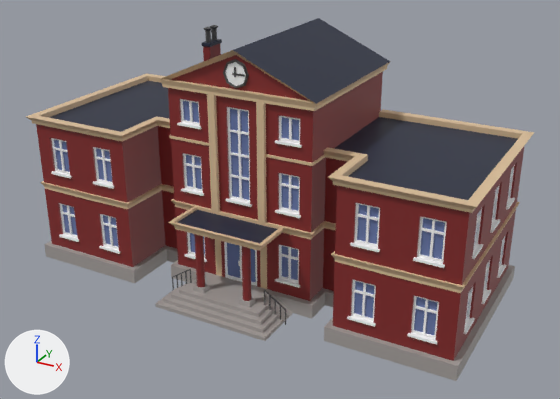
What one commit did to the FBX model Assets/polyperfect/Low Poly Ultimate Pack/M/- Meshes_M/Buildings_M/building-school.fbx.
The view is the same before and after, from a camera (50 mm lens) standing at (19.3, -34.3, 21.5) and looking at (1.0, -1.1, 4.9). Every picture has the same lights, and +X, +Y and +Z are marked at lower left. Where no turn or scale is listed for an object, it has been applied to the vertices.

Names of what the first picture shows: 'building-school'.
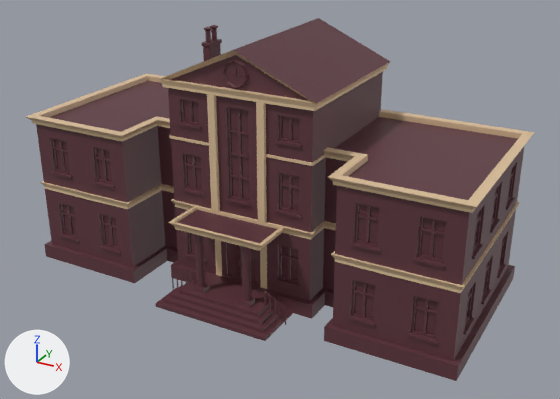
Location of each change, [x1, y1, x2, y2] in pixels of the pictures (560 x 399 px):
'building-school', surface changed, recoloured
    both: [35, 18, 524, 381]

The change, as a list of edits to the scene's bpy script:
```text
Add img_color_atlas_emission_png:
    img_color_atlas_emission_png = load_image('color-atlas-emission.png', '../../../- Textures/color-atlas-emission.png', 1024, 1024, 'sRGB')
Change mat_64_glass:
    where n0 = _N.new('ShaderNodeBsdfPrincipled'); n0.name = 'Principled BSDF'
    n0.inputs[0].default_value: (0.143, 0.192, 0.406, 1.0) -> (0.112, 0.0369, 0.0482, 1.0)  # 'Base Color', blue #6a79ab -> 'Base Color', brown #5e363e
    add n0.inputs[2].default_value = 0.168  # 'Roughness'
    add n0.inputs[28].default_value = 2.0  # 'Emission Strength'
    add n2 = _N.new('ShaderNodeTexImage'); n2.name = 'Image Texture'
    add n2.image = img_color_atlas_emission_png
    add _L.new(n2.outputs[0], n0.inputs[27])  # 'Color' to 'Emission Color'
Change mat_25_red_darkest:
    mat_25_red_darkest.base_color: (0.235, 0.0222, 0.0222) -> (0.112, 0.0369, 0.0482)  # red #852929 -> brown #5e363e
Change mat_21_grey_light:
    mat_21_grey_light.base_color: (0.386, 0.356, 0.342) -> (0.112, 0.0369, 0.0482)  # grey #a7a19e -> brown #5e363e
Change mat_41_blue_darkest:
    mat_41_blue_darkest.base_color: (0.016, 0.0222, 0.0482) -> (0.112, 0.0369, 0.0482)  # dark blue #22293e -> brown #5e363e
Change mat_58_white:
    mat_58_white.base_color: (1.0, 1.0, 1.0) -> (0.112, 0.0369, 0.0482)  # white #ffffff -> brown #5e363e
```
